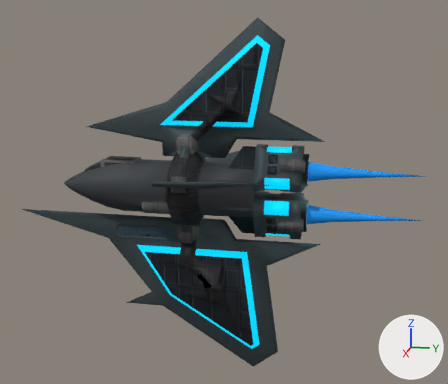
Two versions of the Blender file Perspicacity/perspicacity.blend, one commit apart.
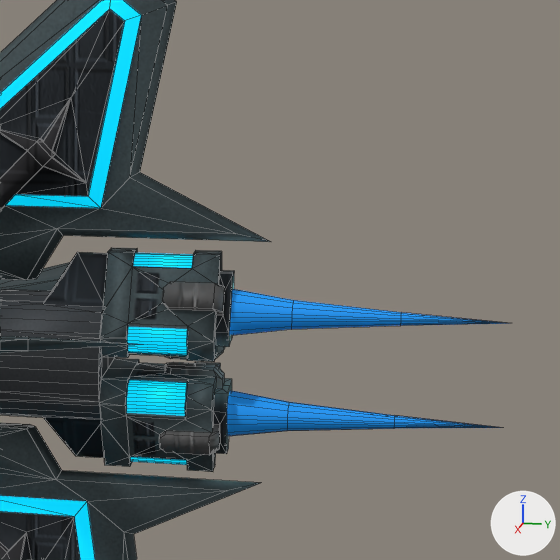
Each version appears first whole from a 50 mm camera at (12.13, 3.08, 2.98) aimed at (-0.11, 0.63, -0.08), and next in a close-up on the part from 47% to 100% of the width and 10% to 72% of the height. Every picture has the same lights, and +X, +Y and +Z are marked at lower right. The close-ups show mesh edges as thin lines.

Names of what the first close-up shows: 'base_glow', 'glow'.
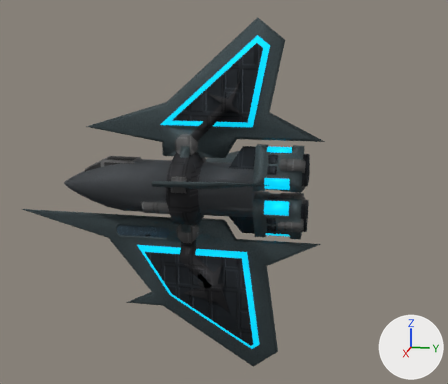
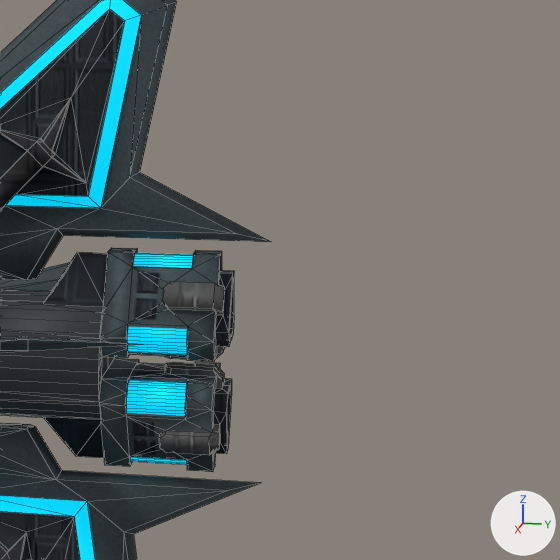
Boxes (x1, y1, x2, y2) around the edits, measured in the close-ups (560 x 560 px):
'base_glow', recoloured (cyan to black)
    both: (0, 19, 266, 490)
'glow', deleted (blue)
    before: (227, 289, 511, 436)

The edits, one by one:
Picture 'fighter05_emission.png' (img_fighter05_emission_png) is new.
Material 'base' (mat_base) is new.
Uses the picture img_fighter05_diffuse_png.
Uses the picture img_fighter05_emission_png.
Uses the picture img_fighter05_normal_png.
Object 'base_glow' (ob_base_glow) loses the line: ob_base_glow.material_slots[0].link = 'OBJECT'; ob_base_glow.material_slots[0].material = mat_base_glow
Object 'base_glow' (ob_base_glow) gains the line: ob_base_glow.material_slots[0].link = 'OBJECT'; ob_base_glow.material_slots[0].material = mat_base
Object 'glow' (ob_glow) is deleted.
